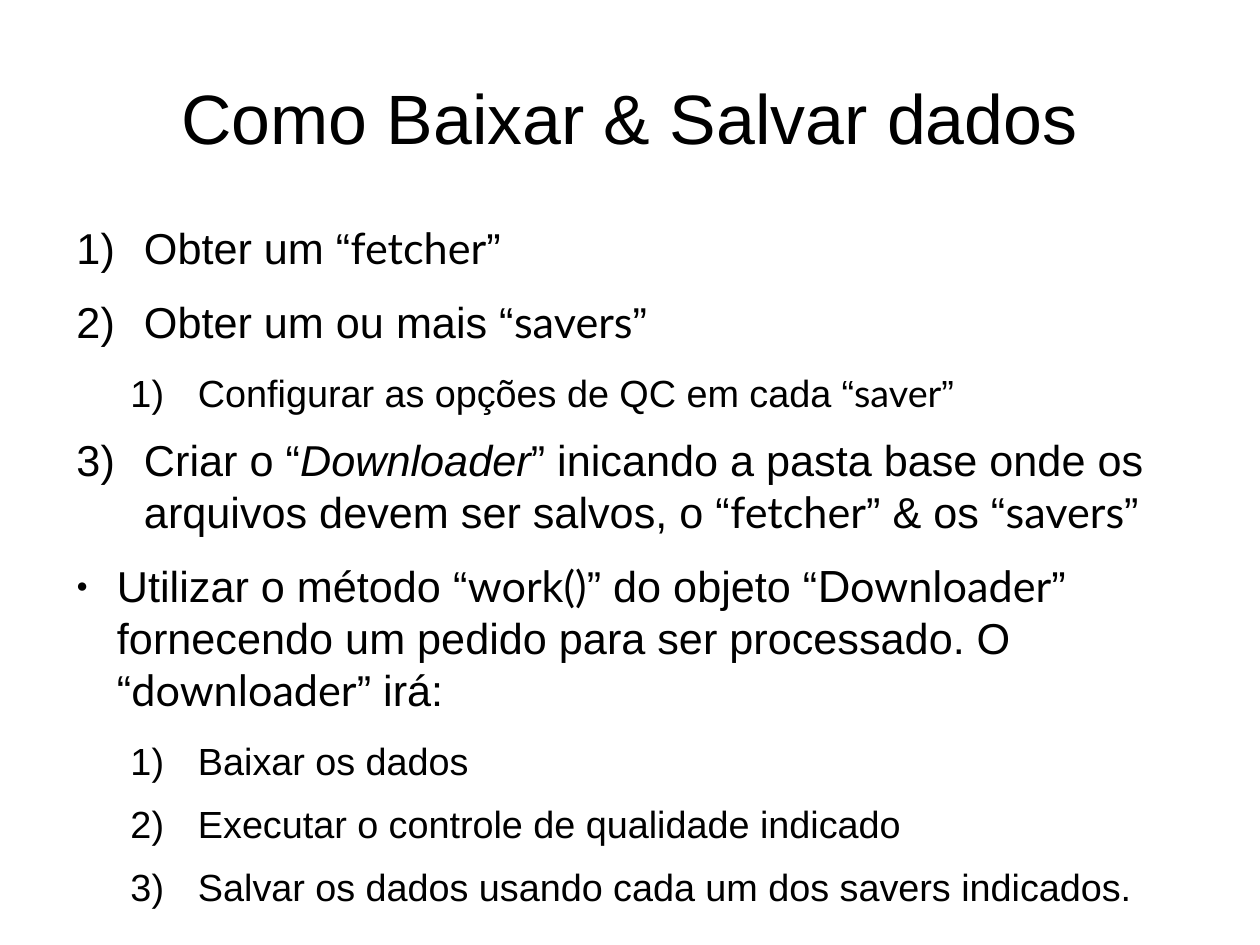
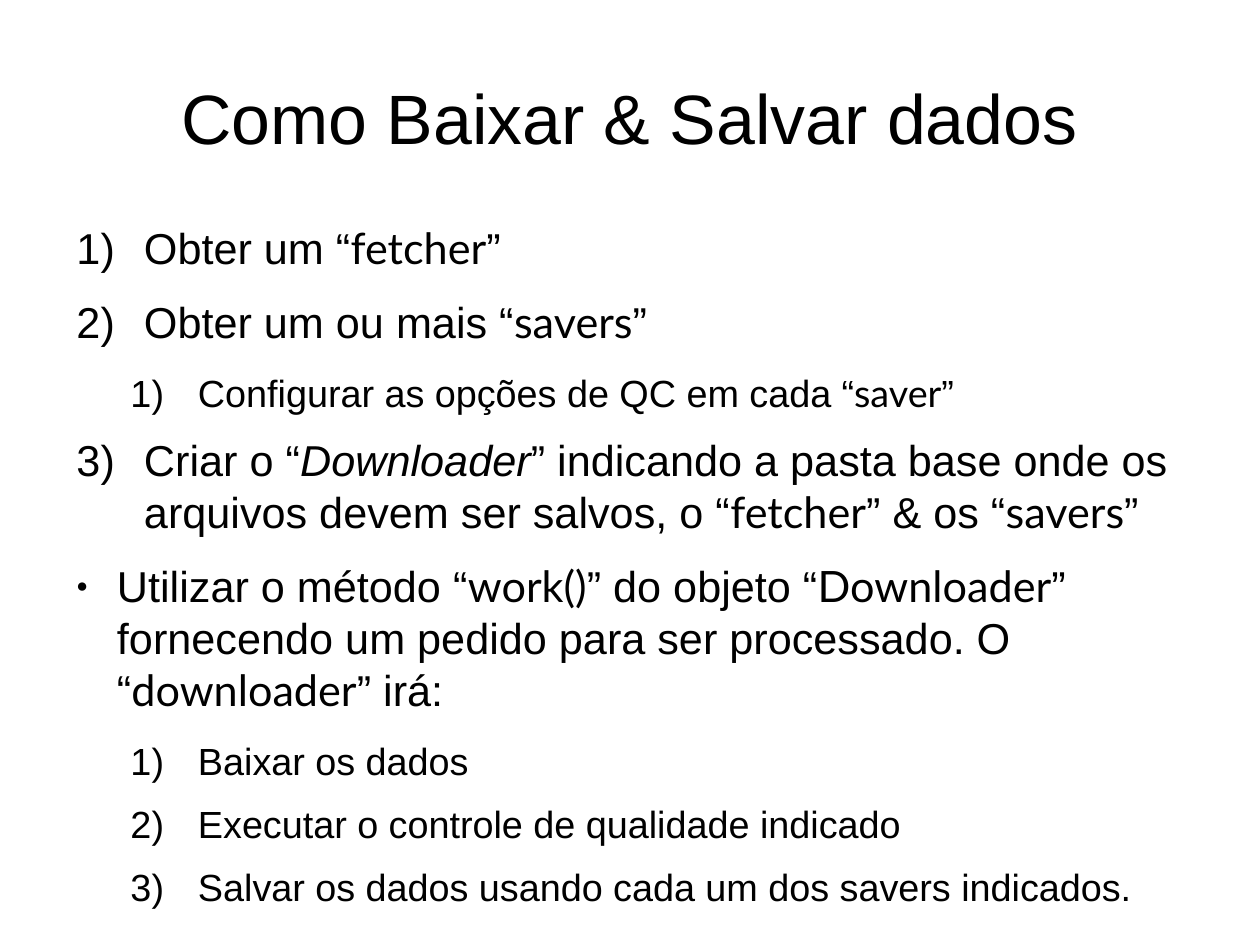
Before and after one commit to marcelobianchi/fetchtool, a slide deck: slide 18 of doc/fetchtool-intro.odp (slide 17 before the commit). Drawn at 1260x945 pixels with LibreOffice and Linux fonts; fonts in the diff are those of the drawing. Boxes give left, top, right and bottom in pixels: in the first picture for what was removed or moved away, otherwise in the second. Text is boxed around its words. In the diff, an @@ line names an element or a change of style, - is before the commit and + after.

```diff
--- a/doc/fetchtool-intro.odp
+++ b/doc/fetchtool-intro.odp
@@ text at (144, 444, 1168, 536): text changed @@
-3) Criar o “Downloader” inicando a pasta base onde os arquivos devem ser salvos, o “fetcher” & os “savers”
+3) Criar o “Downloader” indicando a pasta base onde os arquivos devem ser salvos, o “fetcher” & os “savers”
```
Also in this commit, not shown: 12 other slides changed, 7 slides added, 18 slides removed, 2 other files.
